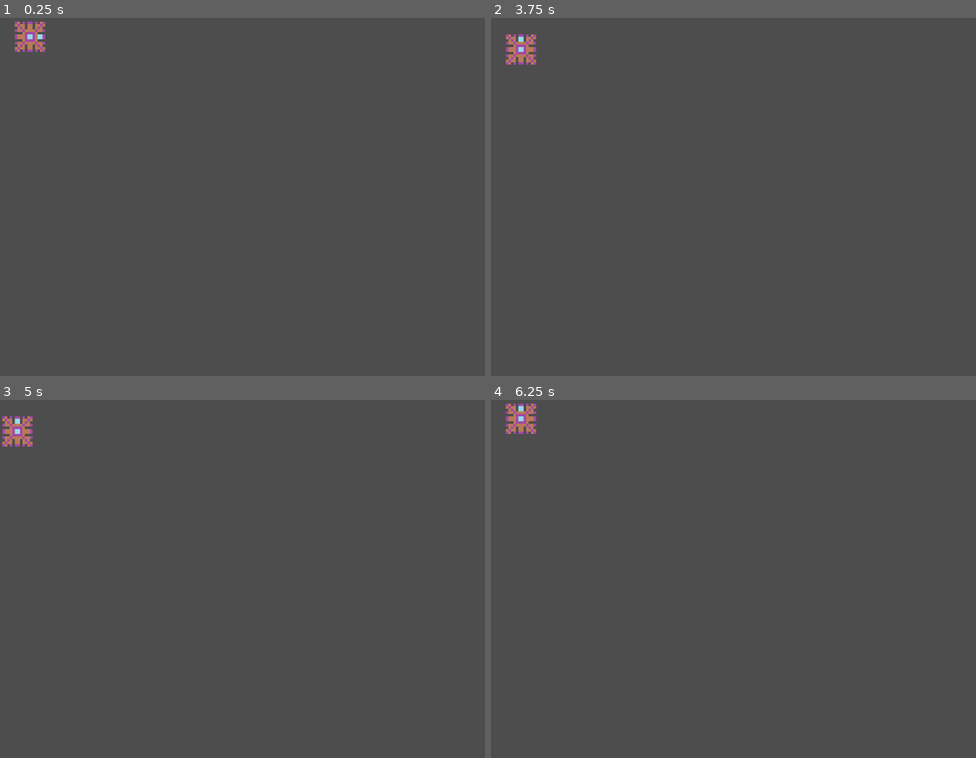
Above: before the commit, frames 1-4 (two rows, left to right).
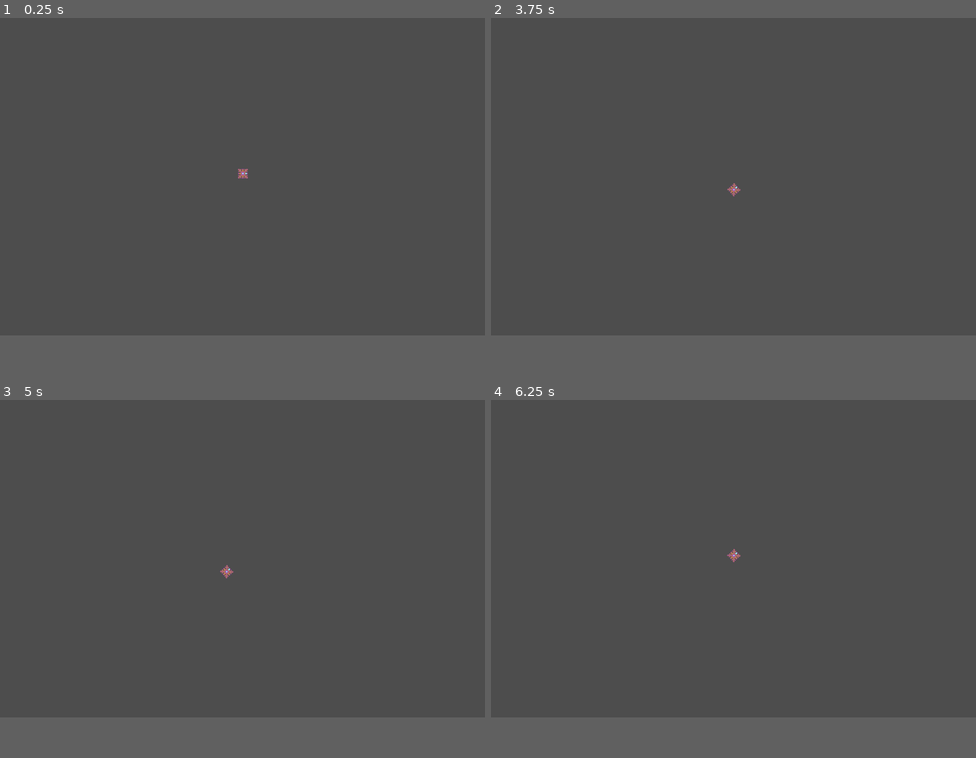
Above: after the commit, the same moments.

Repository: logan7eleven/glogg
Game: Godot game, scene res://level.tscn
The game is run twice, just before and just after one commit, with the same random seed, the same clock (stepped at 60 frames per second) and the same inputs.
Inputs:
- Up to frame 1 (0.25 s): no input
- Up to frame 2 (3.75 s): tap Enter at 0.5, 2, 3.5 s; tap S (aimD) at 0.6 s; tap Space at 1.25, 2.75 s; tap A (aimL) at 1.35 s; tap D (aimR) at 2.1 s; tap W (aimU) at 2.85 s; tap Down (moveD) at 3.6 s
- Up to frame 3 (5 s): tap Space at 4.25 s; tap Left (moveL) at 4.35 s
- Up to frame 4 (6.25 s): tap Right (moveR) at 5.1 s; tap Up (moveU) at 5.85 s
In our replay, the window is 800x600 before the commit and 800x533 after it. These sizes can differ from the game's own. Grey fills any space a smaller window leaves; there, only what the larger window draws over its background counts as a difference.

The runs differ from the first frame. In frame 1, 0.5% of the frame differs, in the area x 3-52%, y 1-45%; in frame 2, 0.5%, in the area x 3-52%, y 4-50%; in frame 3, 0.5%; in frame 4, 0.5%.

Commit message:
Add files via upload

Diff:
--- /dev/null
+++ b/twins/bullet.gd
@@ -0,0 +1,31 @@
+extends RigidBody2D
+
+signal bullet_hit
+
+@export var speed = 1440.0  # Bullet speed (can be adjusted per bullet type)
+var initial_position  # Store the initial position
+
+func _ready():
+	initial_position = position  # Store the initial position when the bullet is created
+
+@warning_ignore("shadowed_variable_base_class")
+func fire(position: Vector2, rotation: float):
+	self.position = position
+	self.rotation = rotation - PI / 2
+	linear_velocity = Vector2(speed, 0).rotated(self.rotation)  # Use the speed defined in this script
+	visible = true
+	set_physics_process(true)  # Enable physics processing
+
+func _physics_process(delta):
+	# Sub-pixel movement for the bullet
+	position += linear_velocity * delta
+
+func _on_body_entered(_body):
+	emit_signal("bullet_hit")
+	print("hit")
+	deactivate()
+
+func deactivate():
+	position = initial_position
+	visible = false
+	set_physics_process(false)  # Optionally disable physics processing
--- a/twins/bullet.tscn
+++ b/twins/bullet.tscn
@@ -1,19 +1,33 @@
-[gd_scene load_steps=3 format=3 uid="uid://cg5pfiyyuo5js"]
+[gd_scene load_steps=4 format=3 uid="uid://cg5pfiyyuo5js"]
 
+[ext_resource type="Script" path="res://bullet.gd" id="1_0aot5"]
 [ext_resource type="Texture2D" uid="uid://cbtymv8krmwxd" path="res://bullet.png" id="1_kgsqt"]
 
 [sub_resource type="RectangleShape2D" id="RectangleShape2D_xqmrk"]
 size = Vector2(2, 4)
 
-[node name="Node2D" type="Area2D"]
-position = Vector2(86, 143)
+[node name="bullet" type="RigidBody2D"]
+visibility_layer = 2
+position = Vector2(-122, -50)
+collision_layer = 2
+collision_mask = 4
+mass = 0.001
+gravity_scale = 0.0
+contact_monitor = true
+max_contacts_reported = 100
+angular_damp = 92.418
+script = ExtResource("1_0aot5")
+
+[node name="Sprite2D" type="Sprite2D" parent="."]
+texture_filter = 3
+position = Vector2(-8, 0)
+rotation = 1.5708
+scale = Vector2(2, 2)
+texture = ExtResource("1_kgsqt")
 
 [node name="CollisionShape2D" type="CollisionShape2D" parent="."]
-position = Vector2(0, -8)
+rotation = 1.5708
 scale = Vector2(2, 2)
 shape = SubResource("RectangleShape2D_xqmrk")
 
-[node name="Sprite2D" type="Sprite2D" parent="."]
-texture_filter = 3
-scale = Vector2(2, 2)
-texture = ExtResource("1_kgsqt")
+[connection signal="body_entered" from="." to="." method="_on_body_entered"]
--- /dev/null
+++ b/twins/bullet_pool.gd
@@ -0,0 +1,20 @@
+extends Node
+
+@export var bullet_scene: PackedScene  # Assign your "bullet.tscn" here
+
+var bullet_instances = []
+
+func _ready():
+	# Preload some bullets (adjust the number as needed)
+	for i in range(100):
+		var bullet = bullet_scene.instantiate()
+		bullet.visible = false
+		bullet_instances.append(bullet)
+		add_child(bullet)
+
+func get_bullet():
+	for bullet in bullet_instances:
+		if not bullet.visible:
+			bullet.visible = true
+			bullet.reparent(get_parent())  # Reparent to level scene when retrieved
+			return bullet
--- /dev/null
+++ b/twins/bullet_pool.tscn
@@ -0,0 +1,6 @@
+[gd_scene load_steps=2 format=3 uid="uid://ck1sm0eptrgql"]
+
+[ext_resource type="Script" path="res://bullet_pool.gd" id="1_cy6hj"]
+
+[node name="BulletPool" type="Node"]
+script = ExtResource("1_cy6hj")
--- a/twins/glogg.gd
+++ b/twins/glogg.gd
@@ -1,52 +1,49 @@
 extends CharacterBody2D
 
-@export var speed = 600.0
-@export var rotation_speed = .02
-@export var bullet_speed = 500.0
-@export var fire_rate = 10.0
-@export var can_shoot: bool = false
+@onready var gun = $Sprite2D/gun
 
-var direction = 0
-#var ammo: PackedScene = preload("res://bullet.tscn")
+@export var speed = 1200.0
 
+var direction = Vector2.ZERO
 var last_shot_time = 0.0
 var last_aim_direction = 0.0
+var time_since_last_shot = 0
+var sensitivity = 999999
+var time_step = 1/24.0  # Fixed timestep for 24 FPS
+var fire_rate = 4
+var time_since_last_move = 0
 
-signal shoot
-
-func _physics_process(_delta):
-
+func _physics_process(delta):
 	var move_x = Input.get_axis("moveL", "moveR")
 	var move_y = Input.get_axis("moveU", "moveD")
 	var aim_x = Input.get_axis("aimL", "aimR")
 	var aim_y = Input.get_axis("aimU", "aimD")
 
-	#print(aim_x)
-	#print(aim_y)
+	aim_x *= sensitivity
+	aim_y *= sensitivity
 
-	velocity = Vector2(move_x, move_y).normalized() * speed
+	time_since_last_move += delta
 
-	move_and_slide()
+		# Normalize the input vector to ensure minimum speed
+	var input_vector = Vector2(move_x, move_y).normalized()
+	if time_since_last_move >= time_step:
+		# Calculate the desired movement in pixels based on time_step
+		velocity = input_vector * speed
+
+		# Update the position with sub-pixel precision
+		move_and_slide()
+
+		time_since_last_move -= time_step  # Reset the accumulator
 
 	var aim_direction = Vector2(aim_x, aim_y)
+	time_since_last_shot += delta
 
+	if (aim_x != 0 or aim_y != 0) and time_since_last_shot >= fire_rate * time_step:
+		var snapped_angle = round(aim_direction.angle() / (PI / 12)) * (PI / 12) + PI/2
+		$Sprite2D.rotation = lerp_angle($Sprite2D.rotation, snapped_angle, 0.65)
+		var bullet = get_parent().projectile_pool.get_bullet()  # Get bullet from the pool
+		bullet.fire(gun.global_position, snapped_angle)  # Directly fire the bullet
+		time_since_last_shot = 0
+		last_aim_direction = rotation
 
-	if aim_x != 0 or aim_y != 0:
-		#print ('aim')
-		#print (aim_direction.length())
-		shoot.emit()
-
-		rotation = aim_direction.angle()
-		var target_angle = Vector2(aim_x, aim_y)
-		last_aim_direction = target_angle.angle()
-
-		#last_shot_time += _delta
-		#if last_shot_time >= 1 / fire_rate:
-			#var bullet = ammo.instantiate()
-			#bullet.global_position = global_position
-			#bullet.rotation = rotation
-			#bullet.linear_velocity = Vector2(0, -bullet_speed).rotated(rotation)
-			#add_child(bullet)
-			#last_shot_time = 0.0
-	#
 	direction = last_aim_direction
--- a/twins/glogg.tscn
+++ b/twins/glogg.tscn
@@ -4,10 +4,10 @@
 [ext_resource type="Texture2D" uid="uid://b4voqxc5sd1df" path="res://glogg.png" id="2_882la"]
 
 [sub_resource type="RectangleShape2D" id="RectangleShape2D_1mykb"]
-size = Vector2(96, 96)
+size = Vector2(24, 24)
 
 [node name="glogg" type="CharacterBody2D"]
-position = Vector2(95, 77)
+collision_mask = 4
 script = ExtResource("1_p2ou0")
 
 [node name="CollisionShape2D" type="CollisionShape2D" parent="."]
@@ -16,5 +16,10 @@
 [node name="Sprite2D" type="Sprite2D" parent="."]
 texture_filter = 3
 rotation = 1.5708
-scale = Vector2(8, 8)
+scale = Vector2(2, 2)
 texture = ExtResource("2_882la")
+
+[node name="gun" type="Marker2D" parent="Sprite2D"]
+position = Vector2(-1.23978e-05, -3.5)
+rotation = -1.5708
+scale = Vector2(0.5, 0.5)
--- a/twins/level.gd
+++ b/twins/level.gd
@@ -1,25 +1,21 @@
 extends Node2D
 
-var ammo: PackedScene = preload("res://bullet.tscn")
+@export var grid_width = 150
+@export var grid_height = 100
+@export var cell_size = 8
 
-#func
-#last_shot_time += _delta
-		#if last_shot_time >= 1 / fire_rate:
-			#var bullet = ammo.instantiate()
-			#bullet.global_position = global_position
-			#bullet.rotation = rotation
-			#bullet.linear_velocity = Vector2(0, -bullet_speed).rotated(rotation)
-			#add_child(bullet)
-			#last_shot_time = 0.0
-	#
-	#direction = last_aim_direction
+@onready var projectile_pool = $BulletPool
 
+var player_keys
 
-func _on_glogg_shoot():
-	#print("shoot signal")
-	var bull = ammo.instantiate()
-	bull.position = position
-	#bullet.linear_velocity = Vector2(0, glogg.bullet_speed).rotated(rotation)
-	$Projectiles.add_child(bull)
-	print(position)
-	#glogg.last_shot_time = 0.0
+func _ready():
+	var players = {
+		1: Vector2(600, 400)
+	}
+
+	player_keys = players.keys()
+
+	for i in player_keys.size():
+		var player: CharacterBody2D = load("res://glogg.tscn").instantiate()
+		player.position = players[player_keys[i]]
+		add_child(player)
--- a/twins/level.tscn
+++ b/twins/level.tscn
@@ -1,13 +1,40 @@
-[gd_scene load_steps=3 format=3 uid="uid://dhslw2ygrmfx8"]
+[gd_scene load_steps=6 format=3 uid="uid://dhslw2ygrmfx8"]
 
 [ext_resource type="Script" path="res://level.gd" id="1_8niqe"]
-[ext_resource type="PackedScene" uid="uid://bjkf5wij7sttt" path="res://glogg.tscn" id="1_nrxew"]
+[ext_resource type="Script" path="res://bullet_pool.gd" id="2_1gagn"]
+[ext_resource type="PackedScene" uid="uid://cg5pfiyyuo5js" path="res://bullet.tscn" id="3_8g7xs"]
+
+[sub_resource type="RectangleShape2D" id="RectangleShape2D_v5bs4"]
+size = Vector2(11, 1189)
+
+[sub_resource type="RectangleShape2D" id="RectangleShape2D_p2vh6"]
+size = Vector2(1684, 9)
 
 [node name="level" type="Node2D"]
+position = Vector2(1, -1)
 script = ExtResource("1_8niqe")
 
-[node name="glogg" parent="." instance=ExtResource("1_nrxew")]
+[node name="bounds" type="StaticBody2D" parent="."]
+disable_mode = 1
+collision_layer = 4
+collision_mask = 3
 
-[node name="Projectiles" type="Node" parent="."]
+[node name="CollisionShape2D" type="CollisionShape2D" parent="bounds"]
+position = Vector2(-5, 579)
+shape = SubResource("RectangleShape2D_v5bs4")
 
-[connection signal="shoot" from="glogg" to="." method="_on_glogg_shoot"]
+[node name="CollisionShape2D2" type="CollisionShape2D" parent="bounds"]
+position = Vector2(1203, 515)
+shape = SubResource("RectangleShape2D_v5bs4")
+
+[node name="CollisionShape2D3" type="CollisionShape2D" parent="bounds"]
+position = Vector2(794, -2)
+shape = SubResource("RectangleShape2D_p2vh6")
+
+[node name="CollisionShape2D4" type="CollisionShape2D" parent="bounds"]
+position = Vector2(627, 804)
+shape = SubResource("RectangleShape2D_p2vh6")
+
+[node name="BulletPool" type="Node" parent="."]
+script = ExtResource("2_1gagn")
+bullet_scene = ExtResource("3_8g7xs")
--- a/twins/project.godot
+++ b/twins/project.godot
@@ -17,60 +17,118 @@
 
 [display]
 
-window/size/viewport_width=1536
-window/size/viewport_height=1152
+window/size/viewport_width=1200
+window/size/viewport_height=800
 
 [input]
 
+ui_select={
+"deadzone": 0.5,
+"events": [Object(InputEventKey,"resource_local_to_scene":false,"resource_name":"","device":0,"window_id":0,"alt_pressed":false,"shift_pressed":false,"ctrl_pressed":false,"meta_pressed":false,"pressed":false,"keycode":32,"physical_keycode":0,"key_label":0,"unicode":32,"location":0,"echo":false,"script":null)
+]
+}
+ui_left={
+"deadzone": 0.5,
+"events": []
+}
+ui_right={
+"deadzone": 0.5,
+"events": []
+}
+ui_up={
+"deadzone": 0.5,
+"events": []
+}
+ui_down={
+"deadzone": 0.5,
+"events": []
+}
+ui_page_up={
+"deadzone": 0.5,
+"events": []
+}
+ui_page_down={
+"deadzone": 0.5,
+"events": []
+}
+ui_home={
+"deadzone": 0.5,
+"events": []
+}
+ui_end={
+"deadzone": 0.5,
+"events": []
+}
+ui_cut={
+"deadzone": 0.5,
+"events": []
+}
+ui_copy={
+"deadzone": 0.5,
+"events": []
+}
+ui_paste={
+"deadzone": 0.5,
+"events": []
+}
+ui_undo={
+"deadzone": 0.5,
+"events": []
+}
 moveL={
-"deadzone": 0.5,
+"deadzone": 0.0,
 "events": [Object(InputEventJoypadMotion,"resource_local_to_scene":false,"resource_name":"","device":-1,"axis":0,"axis_value":-1.0,"script":null)
 , Object(InputEventKey,"resource_local_to_scene":false,"resource_name":"","device":-1,"window_id":0,"alt_pressed":false …(186 unchanged characters)…
 ]
 }
 moveR={
-"deadzone": 0.5,
+"deadzone": 0.0,
 "events": [Object(InputEventJoypadMotion,"resource_local_to_scene":false,"resource_name":"","device":-1,"axis":0,"axis_value":1.0,"script":null)
 , Object(InputEventKey,"resource_local_to_scene":false,"resource_name":"","device":-1,"window_id":0,"alt_pressed":false …(186 unchanged characters)…
 ]
 }
 moveD={
-"deadzone": 0.5,
+"deadzone": 0.0,
 "events": [Object(InputEventJoypadMotion,"resource_local_to_scene":false,"resource_name":"","device":-1,"axis":1,"axis_value":1.0,"script":null)
 , Object(InputEventKey,"resource_local_to_scene":false,"resource_name":"","device":-1,"window_id":0,"alt_pressed":false …(186 unchanged characters)…
 ]
 }
 moveU={
-"deadzone": 0.5,
+"deadzone": 0.0,
 "events": [Object(InputEventJoypadMotion,"resource_local_to_scene":false,"resource_name":"","device":-1,"axis":1,"axis_value":-1.0,"script":null)
 , Object(InputEventKey,"resource_local_to_scene":false,"resource_name":"","device":-1,"window_id":0,"alt_pressed":false …(186 unchanged characters)…
 ]
 }
 aimL={
-"deadzone": 0.5,
+"deadzone": 0.0,
 "events": [Object(InputEventJoypadMotion,"resource_local_to_scene":false,"resource_name":"","device":-1,"axis":2,"axis_value":-1.0,"script":null)
 , Object(InputEventKey,"resource_local_to_scene":false,"resource_name":"","device":-1,"window_id":0,"alt_pressed":false …(182 unchanged characters)…
 ]
 }
 aimR={
-"deadzone": 0.5,
+"deadzone": 0.0,
 "events": [Object(InputEventJoypadMotion,"resource_local_to_scene":false,"resource_name":"","device":-1,"axis":2,"axis_value":1.0,"script":null)
 , Object(InputEventKey,"resource_local_to_scene":false,"resource_name":"","device":-1,"window_id":0,"alt_pressed":false …(183 unchanged characters)…
 ]
 }
 aimU={
-"deadzone": 0.5,
+"deadzone": 0.0,
 "events": [Object(InputEventKey,"resource_local_to_scene":false,"resource_name":"","device":-1,"window_id":0,"alt_press …(192 unchanged characters)…
 , Object(InputEventJoypadMotion,"resource_local_to_scene":false,"resource_name":"","device":-1,"axis":3,"axis_value":-1.0,"script":null)
 ]
 }
 aimD={
-"deadzone": 0.5,
+"deadzone": 0.0,
 "events": [Object(InputEventJoypadMotion,"resource_local_to_scene":false,"resource_name":"","device":-1,"axis":3,"axis_value":1.0,"script":null)
 , Object(InputEventKey,"resource_local_to_scene":false,"resource_name":"","device":-1,"window_id":0,"alt_pressed":false …(183 unchanged characters)…
 ]
 }
 
+[layer_names]
+
+2d_render/layer_1="player"
+2d_render/layer_2="enemies"
+
 [rendering]
 
 renderer/rendering_method="mobile"
Not shown, added: twins/IDriveLocal/haley104@gmail.com/dbpaths.xml
Binary file changed: twins/bullet.png
Not shown, added: twins/IDriveLocal/haley104@gmail.com/LDBNEW/D01674580162000006802/haley104@gmail.com.ibenc
Not shown, added: twins/IDriveLocal/haley104@gmail.com/LDBNEW/haley104@gmail.com.ibenc
